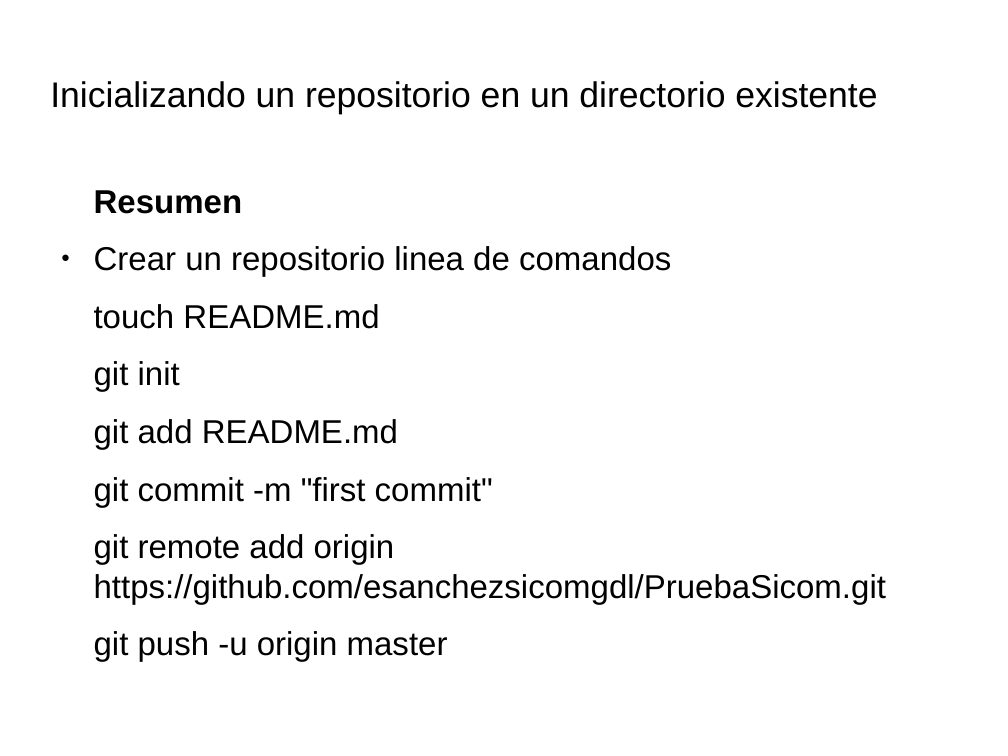
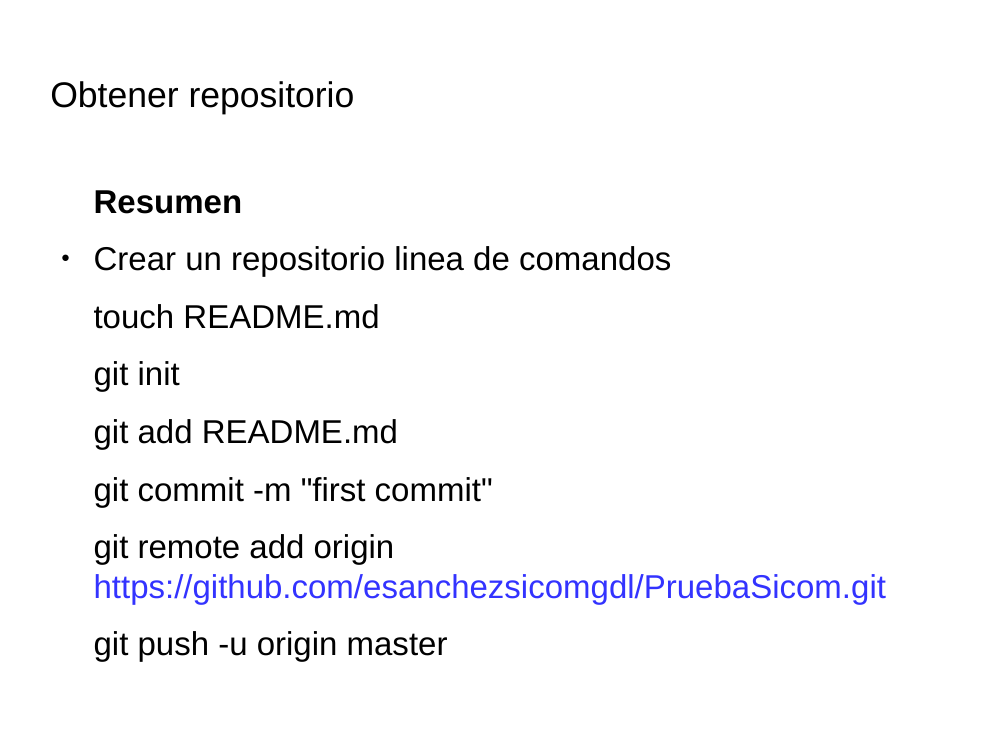
Before and after one commit to IllanPedro/Hardware, a slide deck: slide 10 of CursoGIT,GITHUB,SOURCETREE/Precentacion_Git.odp (slide 11 before the commit). Drawn at 1008x756 pixels with LibreOffice and Linux fonts; fonts in the diff are those of the drawing; background and template pictures are left out. Boxes give left, top, right and bottom in pixels: in the first picture for what was removed or moved away, otherwise in the second. Text is boxed around its words. In the diff, an @@ line names an element or a change of style, - is before the commit and + after.

```diff
--- a/CursoGIT,GITHUB,SOURCETREE/Precentacion_Git.odp
+++ b/CursoGIT,GITHUB,SOURCETREE/Precentacion_Git.odp
@@ title at bbox=[50, 81, 355, 115]: text changed @@
-Inicializando un repositorio en un directorio existente
+Obtener repositorio
@@ text at bbox=[94, 534, 886, 604]: text colour #000000 to #3333FF in "https://github.com/esanchezsicomgdl/PruebaSicom.git" @@
```
Also in this commit, not shown: 12 other slides changed, 5 slides added, 2 slides removed, 4 other files.
